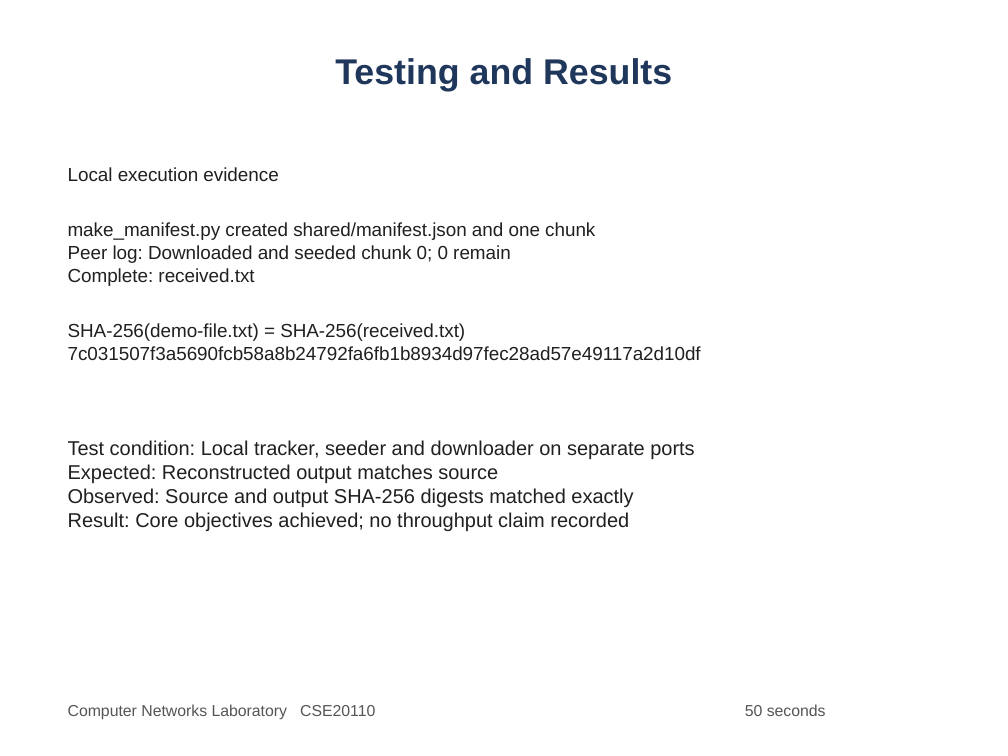
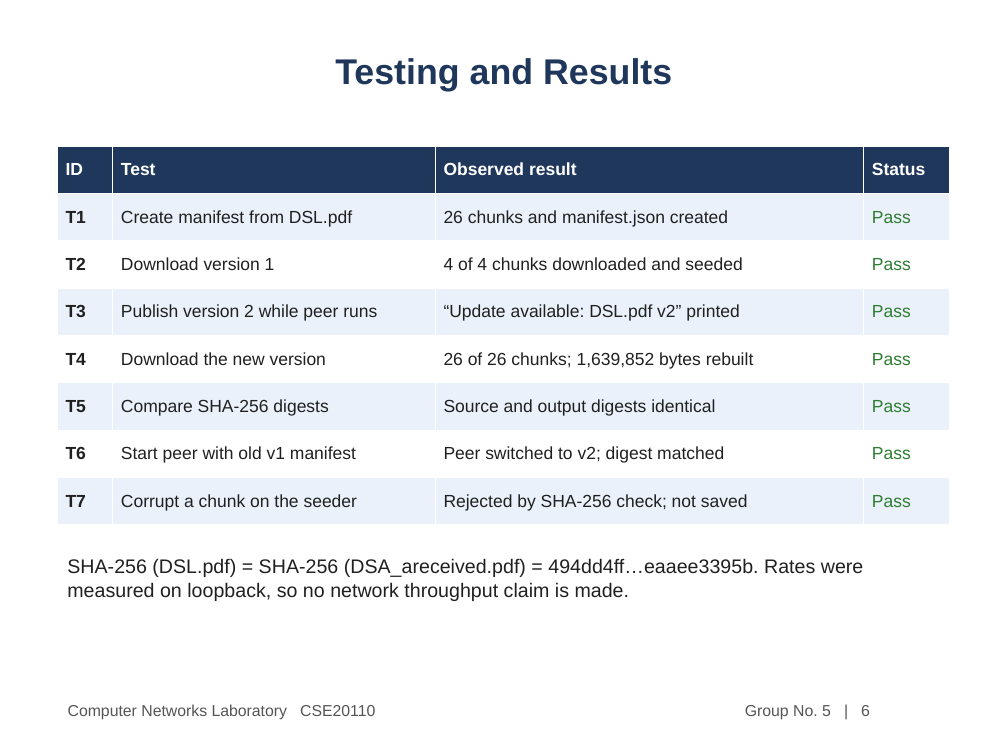
Before and after one commit to aaronantao/p2p-file-distribution, a slide deck: slide 6 of outputs/P2P_File_Distribution_System_Presentation.pptx (slide 5 before the commit). Drawn at 1008x756 pixels with LibreOffice and Linux fonts; fonts in the diff are those of the drawing. Boxes give left, top, right and bottom in pixels: in the first picture for what was removed or moved away, otherwise in the second. Text is boxed around its words. In the diff, an @@ line names an element or a change of style, - is before the commit and + after.

```diff
--- a/outputs/P2P_File_Distribution_System_Presentation.pptx
+++ b/outputs/P2P_File_Distribution_System_Presentation.pptx
@@ table added at (57, 146, 950, 525), 8 rows, 4 columns @@
+ID | Test | Observed result | Status
+T1 | Create manifest from DSL.pdf | 26 chunks and manifest.json created | Pass
+T2 | Download version 1 | 4 of 4 chunks downloaded and seeded | Pass
+T3 | Publish version 2 while peer runs | “Update available: DSL.pdf v2” printed | Pass
+T4 | Download the new version | 26 of 26 chunks; 1,639,852 bytes rebuilt | Pass
+T5 | Compare SHA-256 digests | Source and output digests identical | Pass
+T6 | Start peer with old v1 manifest | Peer switched to v2; digest matched | Pass
+T7 | Corrupt a chunk on the seeder | Rejected by SHA-256 check; not saved | Pass
@@ text removed at (68, 167, 595, 341) @@
-Local execution evidence
-make_manifest.py created shared/manifest.json and one chunk
-Peer log: Downloaded and seeded chunk 0; 0 remain
-Complete: received.txt
-SHA-256(demo-file.txt) = SHA-256(received.txt)
-7c031507f3a5690fcb58a8b24792fa6fb1b8934d97fec28ad57e49117a2d10df
@@ text removed at (68, 440, 694, 531) @@
-Test condition: Local tracker, seeder and downloader on separate ports
-Expected: Reconstructed output matches source
-Observed: Source and output SHA-256 digests matched exactly
-Result: Core objectives achieved; no throughput claim recorded
@@ text added at (67, 558, 864, 601), 14 pt, text #202020 @@
+SHA-256 (DSL.pdf) = SHA-256 (DSA_areceived.pdf) = 494dd4ff…eaaee3395b. Rates were measured on loopback, so no network throughput claim is made.
@@ text at (745, 705, 870, 720): text changed @@
-50 seconds
+Group No. 5 | 6
```
Also in this commit, not shown: 7 other slides changed, 2 slides added.
